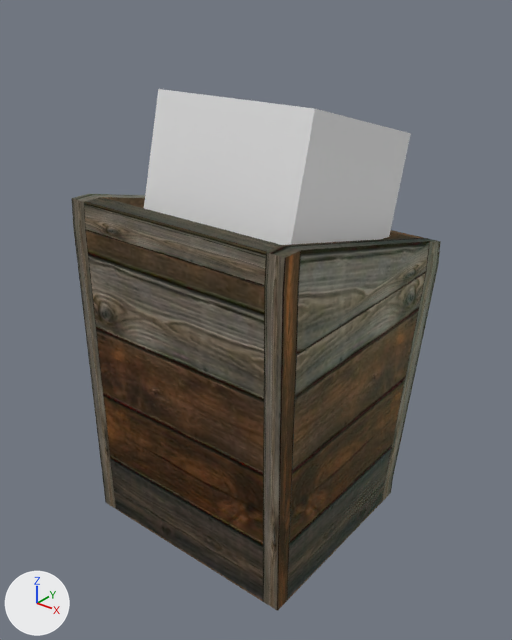
What one commit did to the glTF model src/Refactoring/world/stand.glb.
One viewpoint serves both versions: a 50 mm lens placed at (2.81, -3.51, 2.64), pointed at (0.05, -0.06, 0.5). Lighting does not change. The marker at lower left points along +X, +Y and +Z. Where no turn or scale is listed for an object, it has been applied to the vertices.

The first picture shows 'placement', 'stand'.
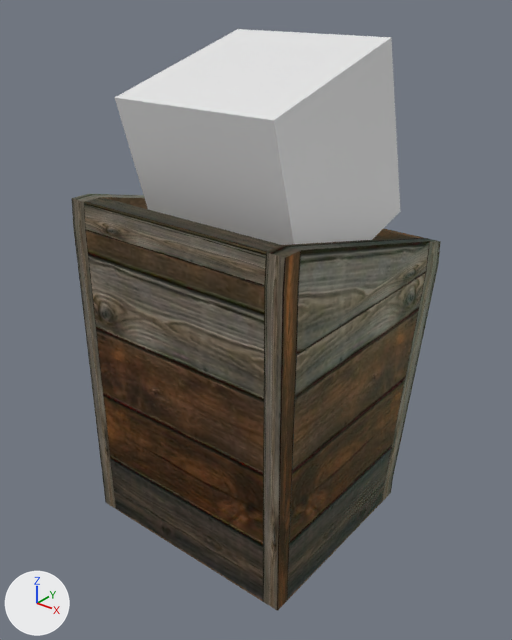
Changed parts and their boxes [x1, y1, x2, y2] in the pictures (512 x 640 px):
'placement', moved, turned
    before: [144, 89, 411, 245]
    after: [115, 29, 400, 245]

What changed in the scene script:
```text
Change ob_placement:
    ob_placement.location: (0.055, 0.112, 1.288) -> (0.055, 0.062, 1.589)
    ob_placement.rotation_euler: (-0.262, -0.000874, 0.000234) -> (-1.298, -0.000244, 0.000871)  # degrees (-15, -0.1, 0) -> degrees (-74, 0, 0)
```
